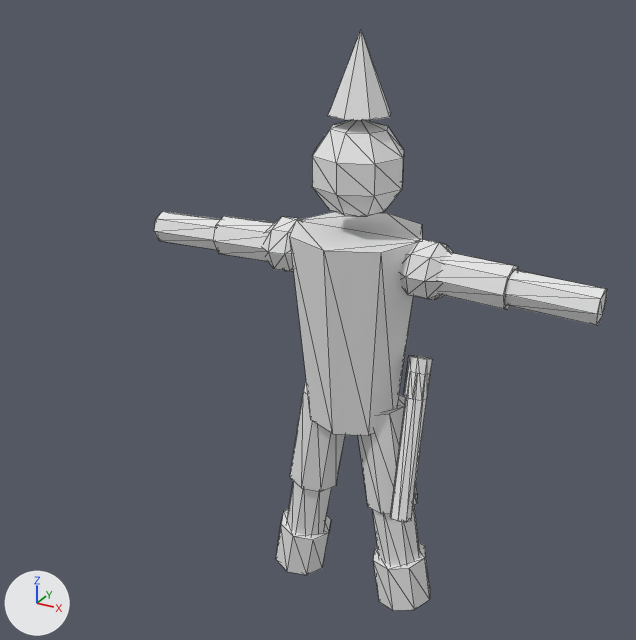
The glTF model public/models/peao_rpg.glb as it was, and as the next commit left it.
The view is the same before and after, from a 50 mm lens placed at (0.534, -1.087, 1.0), pointed at (-0.074, 0.018, 0.447). Arrows for +X, +Y and +Z are at lower left; the lights stay in place. The picture after the commit comes second. Mesh edges are drawn as thin lines. Where no turn or scale is listed for an object, it has been applied to the vertices. Vertices at exactly the same position are counted once.

Names of what the first picture shows: 'Peca_p'.
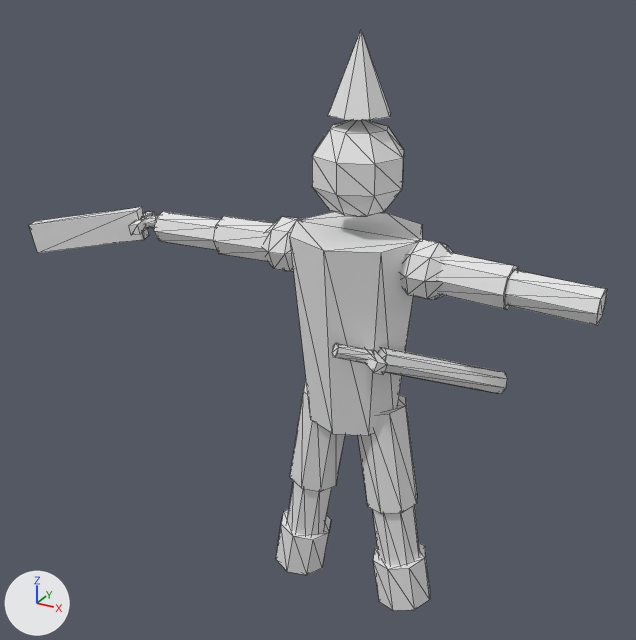
The change, as a list of edits to the scene's bpy script:
```text
Add mat_espadalamina:
    mat_espadalamina = principled_material('EspadaLamina')
    mat_espadalamina.base_color = (0.8, 0.8, 0.8)  # white #e7e7e7
Add mat_cabobainha:
    mat_cabobainha = principled_material('CaboBainha')
    mat_cabobainha.base_color = (0.8, 0.8, 0.8)  # white #e7e7e7
Add mat_espadacabo:
    mat_espadacabo = principled_material('EspadaCabo')
    mat_espadacabo.base_color = (0.8, 0.8, 0.8)  # white #e7e7e7
Change me_cone:
    used by ob_peca_p; location = (0.0, 0.0, 0.0)
    remove me_cone.from_pydata(...)  # 319 vertices, 570 faces; spans x -0.351..0.351, y -0.1..0.1, z -0.013..0.885
    add me_cone.from_pydata(...)  # 359 vertices, 634 faces; spans x -0.576..0.351, y -0.117..0.1, z -0.013..0.885
    me_cone part 1: a new loose piece of 16 vertices spanning x -0.39..-0.33, y -0.019..0.019, z 0.555..0.585, in mat_espadacabo (white #e7e7e7)
    me_cone part 2: a new loose piece of 16 vertices spanning x 0.016..0.067, y -0.117..-0.064, z 0.443..0.482, in mat_cabobainha (white #e7e7e7)
    me_cone part 3: the loose piece of 16 vertices spanning x 0.089..0.127, y -0.037..0.017, z 0.371..0.439 is deleted
    me_cone part 4
    7 vertices are removed from x 0.105..0.136, y -0.097..-0.07, z 0.203..0.212
    21 faces are deleted
    9 vertices move from x 0.094..0.125, y -0.067..0.007, z 0.201..0.419 to x 0.065..0.216, y -0.064..0.098, z 0.36..0.43
    15 vertices are added at x 0.025..0.094, y -0.104..-0.038, z 0.435..0.464
    21 new faces join them, mat_detalhe (white #e7e7e7)
    12 new faces join them, mat_cabobainha (white #e7e7e7)
    me_cone part 5
    16 vertices are added at x -0.576..-0.365, y -0.082..0.03, z 0.506..0.589
    12 new faces join them, mat_espadalamina (white #e7e7e7)
    12 new faces join them, mat_espadacabo (white #e7e7e7)
    add me_cone.materials.append(mat_espadalamina)  # white #e7e7e7
    add me_cone.materials.append(mat_espadacabo)  # white #e7e7e7
    add me_cone.materials.append(mat_cabobainha)  # white #e7e7e7
```

Changed parts and their boxes [x1, y1, x2, y2] in the pictures (636 x 640 px):
'Peca_p', reshaped (28% wider)
    before: [154, 30, 607, 611]
    after: [29, 30, 607, 611]
part 1 of me_cone, added
    after: [141, 215, 159, 229]
part 2 of me_cone, added
    after: [332, 343, 374, 363]
part 3 of me_cone, deleted
    before: [403, 355, 433, 400]
part 4 of me_cone, reshaped
    before: [390, 374, 430, 522]
    after: [364, 347, 507, 394]
part 5 of me_cone, added
    after: [29, 207, 155, 253]
